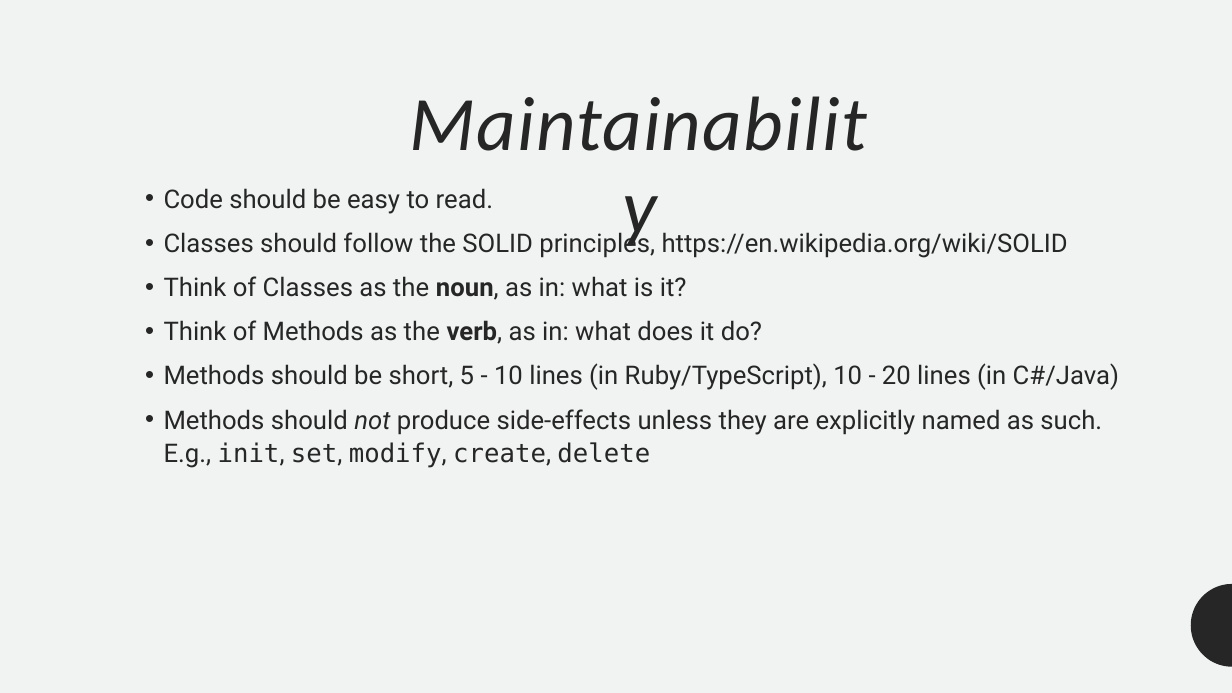
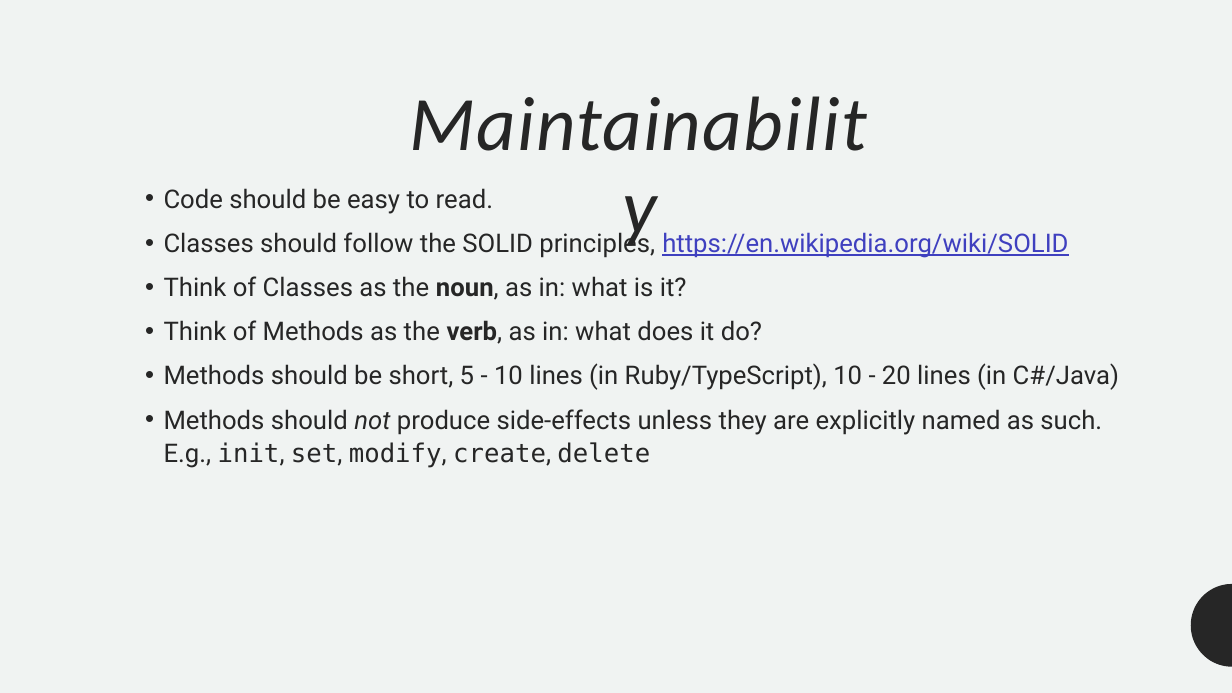
Before and after one commit to ofer987/presentations, a slide deck: slide 4 of code_review.pptx. Drawn at 1232x693 pixels with LibreOffice and Linux fonts; fonts in the diff are those of the drawing. Boxes give left, top, right and bottom in pixels: in the first picture for what was removed or moved away, otherwise in the second. Text is boxed around its words. In the diff, an @@ line names an element or a change of style, - is before the commit and + after.

```diff
--- a/code_review.pptx
+++ b/code_review.pptx
@@ text at (164, 229, 1068, 258): text colour #262626 to #3F40BF, underline on in "https://en.wikipedia.org/wiki/SOLID" @@
```
Also in this commit, not shown: 6 other slides changed, 2 slides added.
